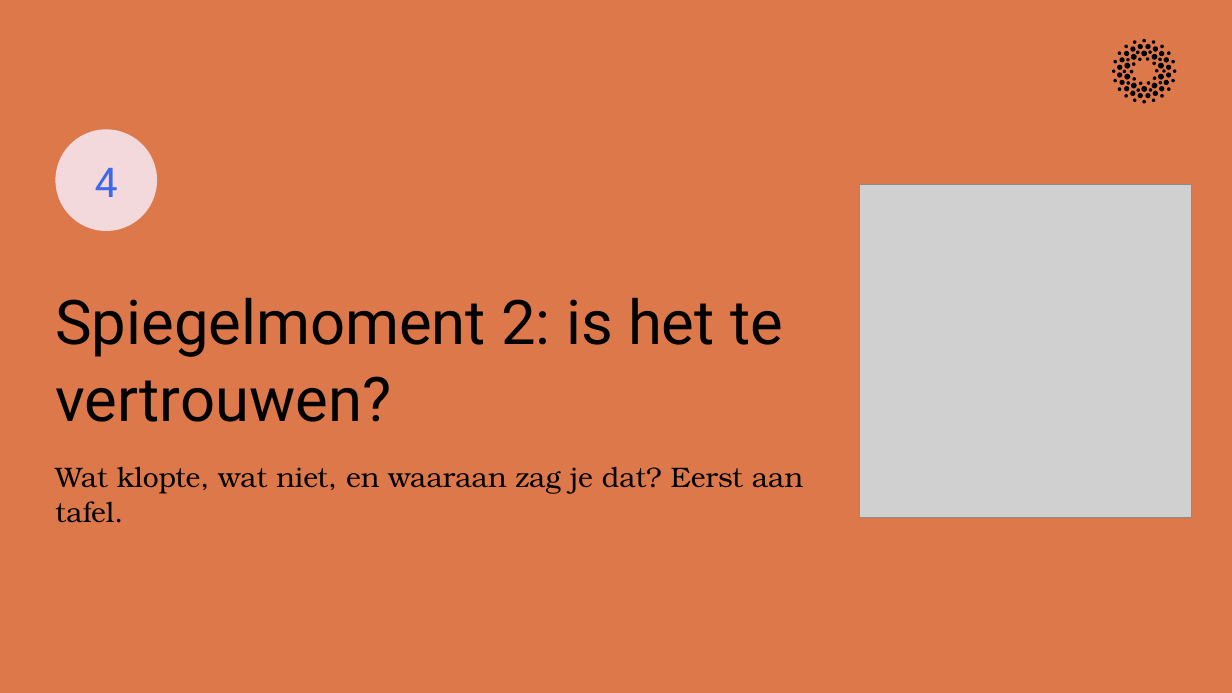
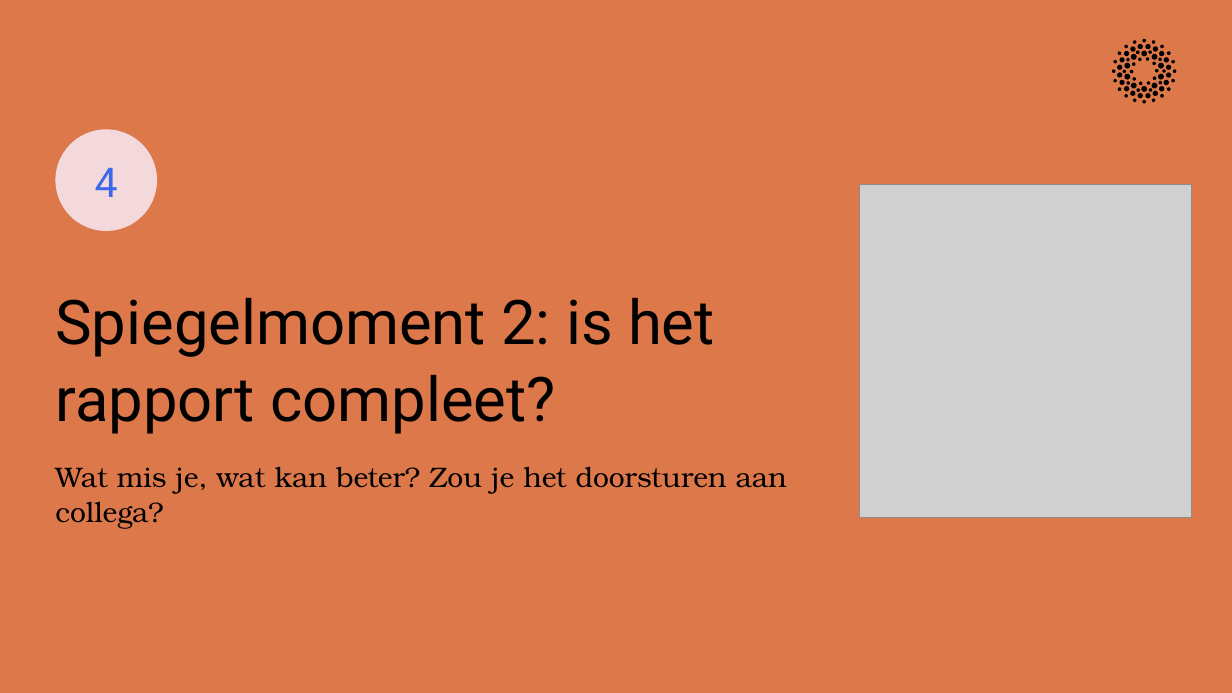
Before and after one commit to cedanl/clidev-presentaties, a slide deck: slide 19 of exports/261029_dair_onderwijsdata/261029_dair_onderwijsdata.pptx. Drawn at 1232x693 pixels with LibreOffice and Linux fonts; fonts in the diff are those of the drawing; grey boxes stand for pictures. Boxes give left, top, right and bottom in pixels: in the first picture for what was removed or moved away, otherwise in the second. Text is boxed around its words. In the diff, an @@ line names an element or a change of style, - is before the commit and + after.

```diff
--- a/exports/261029_dair_onderwijsdata/261029_dair_onderwijsdata.pptx
+++ b/exports/261029_dair_onderwijsdata/261029_dair_onderwijsdata.pptx
@@ text at <box>55,297,715,434</box>: text changed @@
-Spiegelmoment 2: is het te vertrouwen?
+Spiegelmoment 2: is het rapport compleet?
@@ text at <box>55,466,787,529</box>: text changed @@
-Wat klopte, wat niet, en waaraan zag je dat? Eerst aan tafel.
+Wat mis je, wat kan beter? Zou je het doorsturen aan collega?
```
Also in this commit, not shown: 1 other slide changed, 2 other files.
